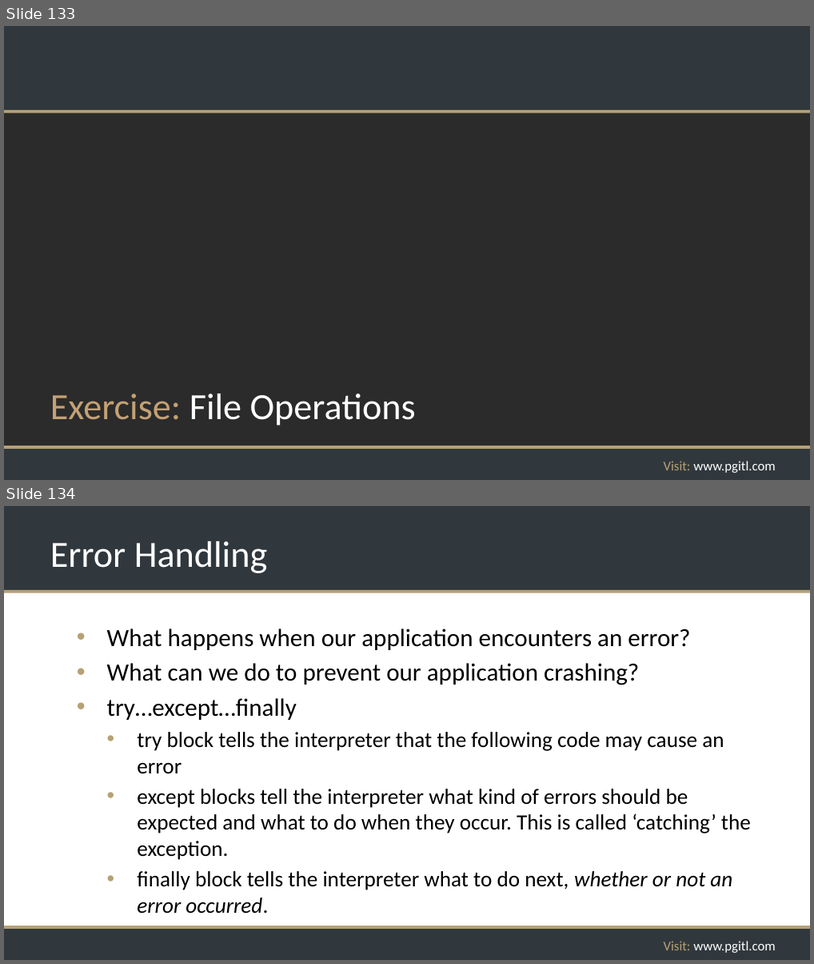
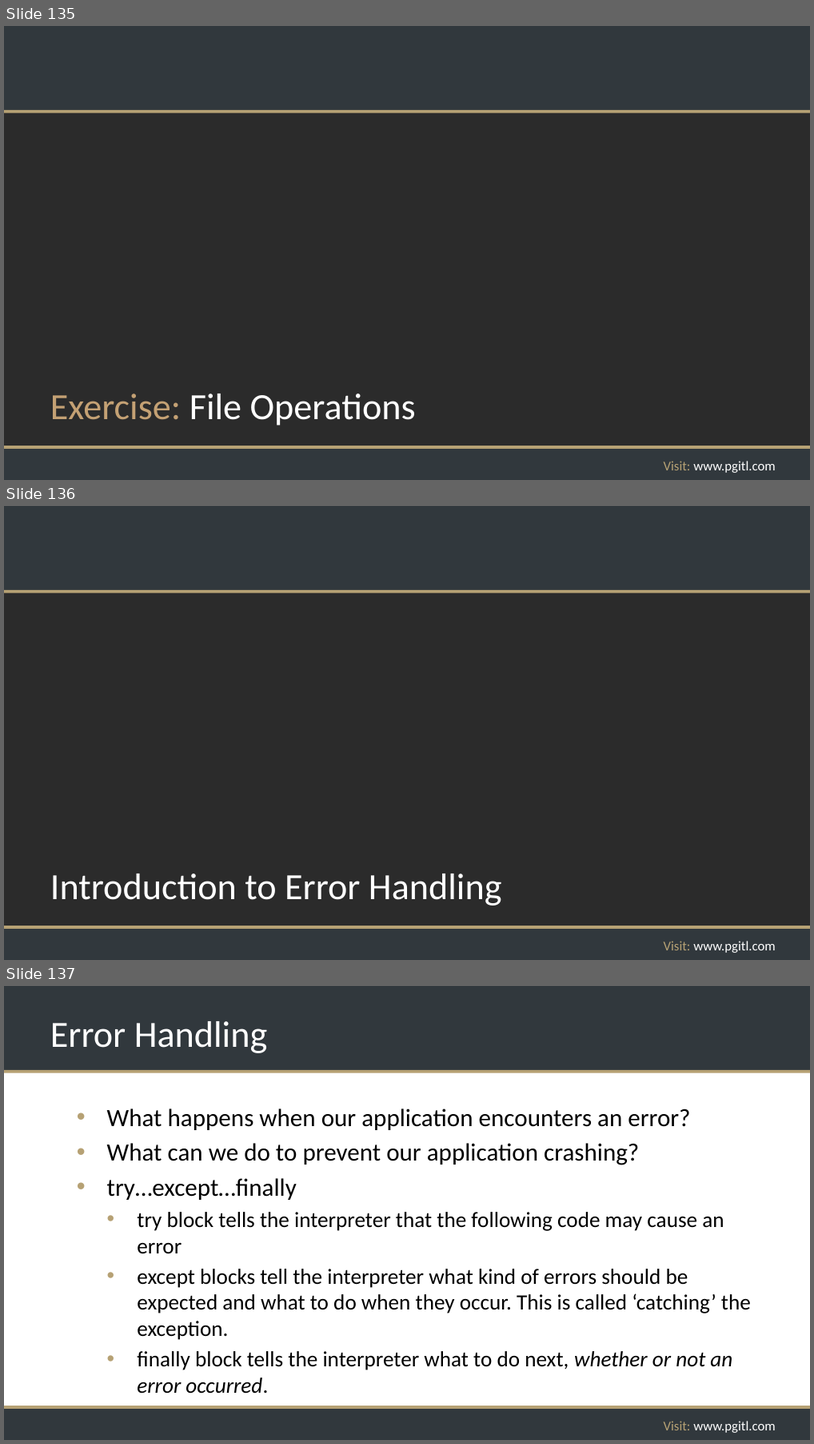
Before and after one commit to rikkouri/project-a, a slide deck: Programming Foundations.pptx. Shown one above the other, each under a label of ours: slides 133 and 134 before the commit, slides 135, 136 and 137 after it. The pictures are 814x964 and 814x1444 pixels, drawn with LibreOffice and Linux fonts; fonts in the diff are those of the drawing; background and template pictures are left out; a plain dark background stands for a picture behind light text. Boxes give left, top, right and bottom in pixels: in the first picture for what was removed or moved away, otherwise in the second. Text is boxed around its words. In the diff, an @@ line names an element or a change of style, - is before the commit and + after.

```diff
--- a/Programming Foundations.pptx
+++ b/Programming Foundations.pptx
@@ slide 136 added at (4, 506, 810, 960), background picture (left out); not listed: 5 template elements that a slide beside it also shows @@
@@ title added at (50, 873, 502, 905), 44 pt, text #FFFFFF @@
+Introduction to Error Handling
@@ what was slide 133 is now slide 135 @@
@@ what was slide 134 is now slide 137 @@
```
Also in this commit, not shown: 3 slides changed, 13 other slides added.
